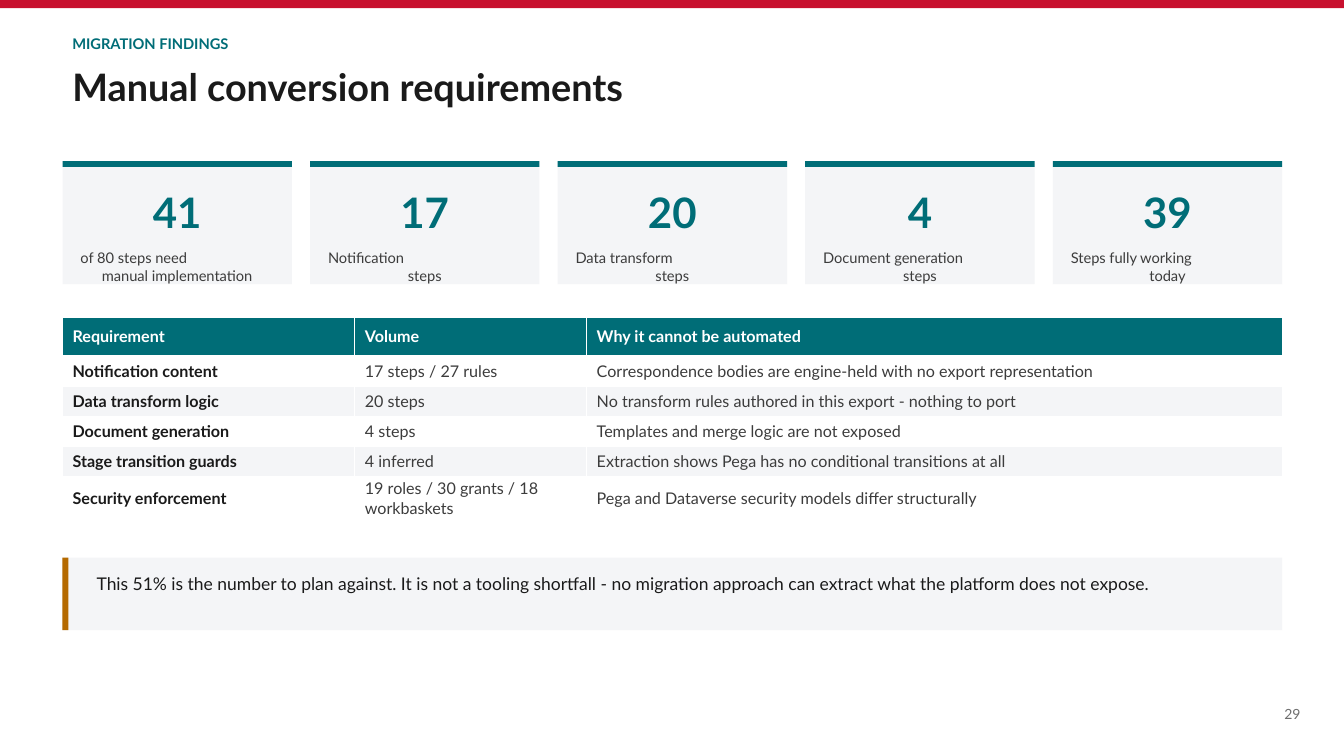
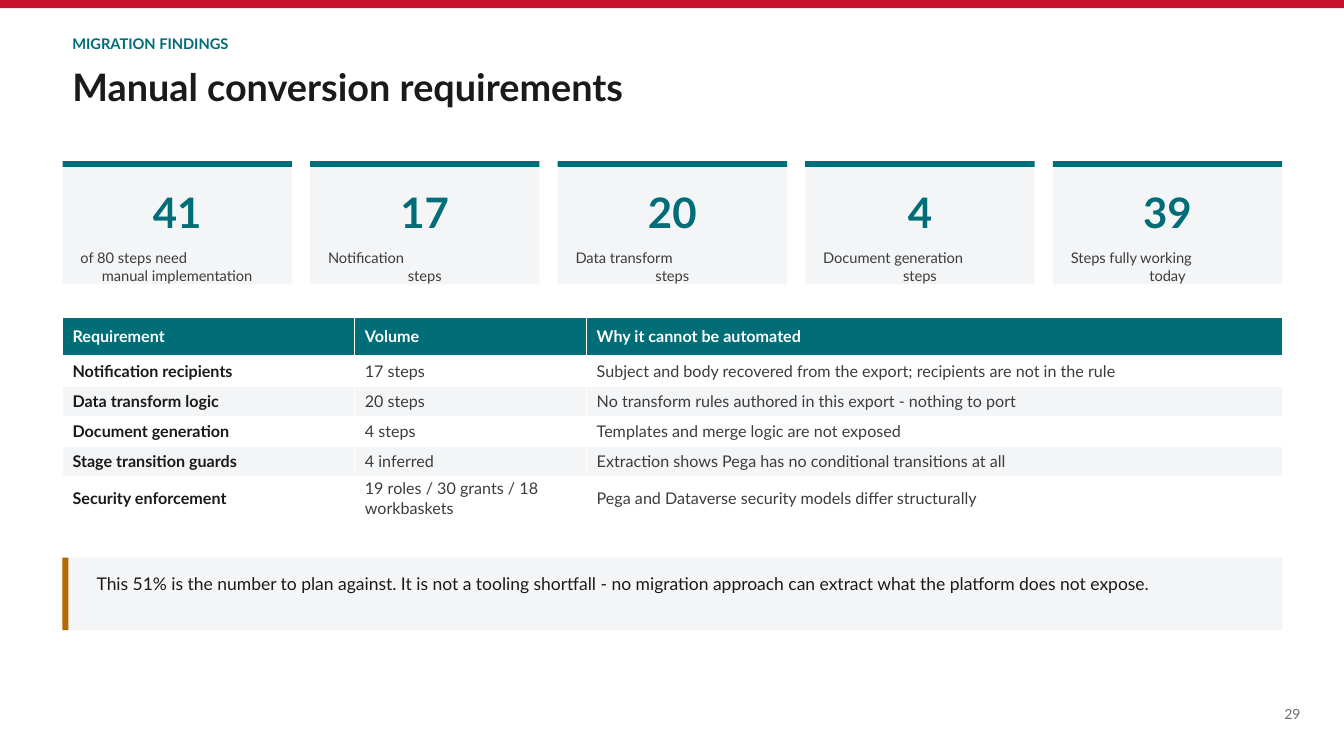
Before and after one commit to parclarke/LDD, a slide deck: slide 29 of lending-due-diligence-app/docs/Pega-to-PowerPlatform-Migration-PoC.pptx. Drawn at 1344x756 pixels with LibreOffice and Linux fonts; fonts in the diff are those of the drawing. Boxes give left, top, right and bottom in pixels: in the first picture for what was removed or moved away, otherwise in the second. Text is boxed around its words. In the diff, an @@ line names an element or a change of style, - is before the commit and + after.

```diff
--- a/lending-due-diligence-app/docs/Pega-to-PowerPlatform-Migration-PoC.pptx
+++ b/lending-due-diligence-app/docs/Pega-to-PowerPlatform-Migration-PoC.pptx
@@ table at (x1=63, y1=318, x2=1282, y2=518) @@
-row 2: Notification content | 17 steps / 27 rules | Correspondence bodies are engine-held with no export representation
+row 2: Notification recipients | 17 steps | Subject and body recovered from the export; recipients are not in the rule
```
Also in this commit, not shown: 3 other slides changed, 12 other files.
